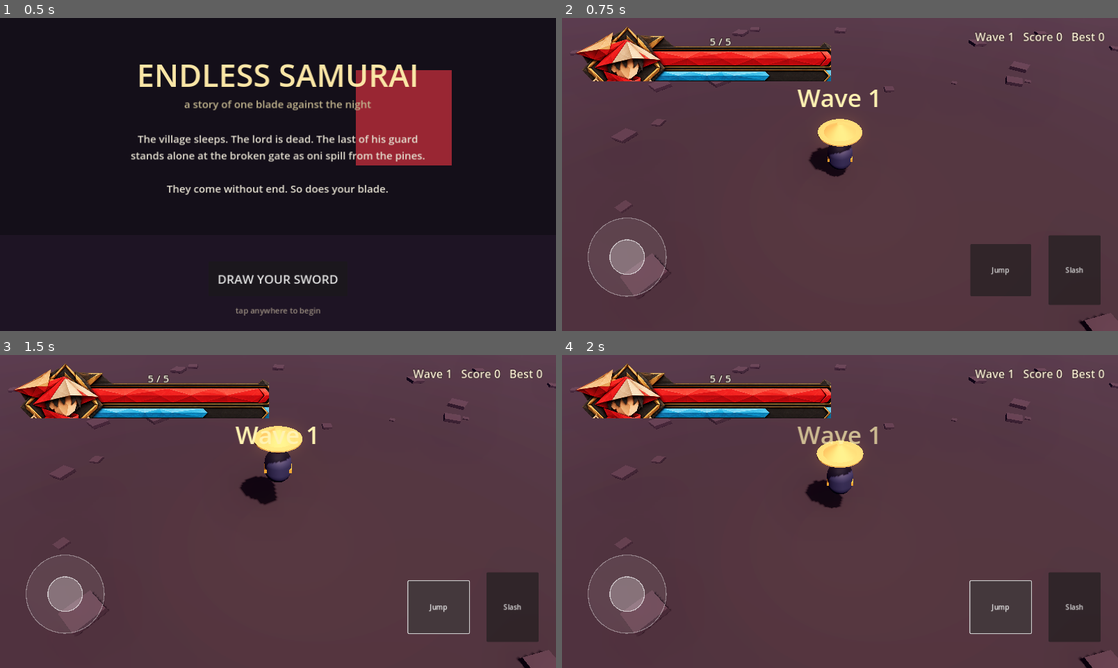
Above: before the commit, frames 1-4 (two rows, left to right).
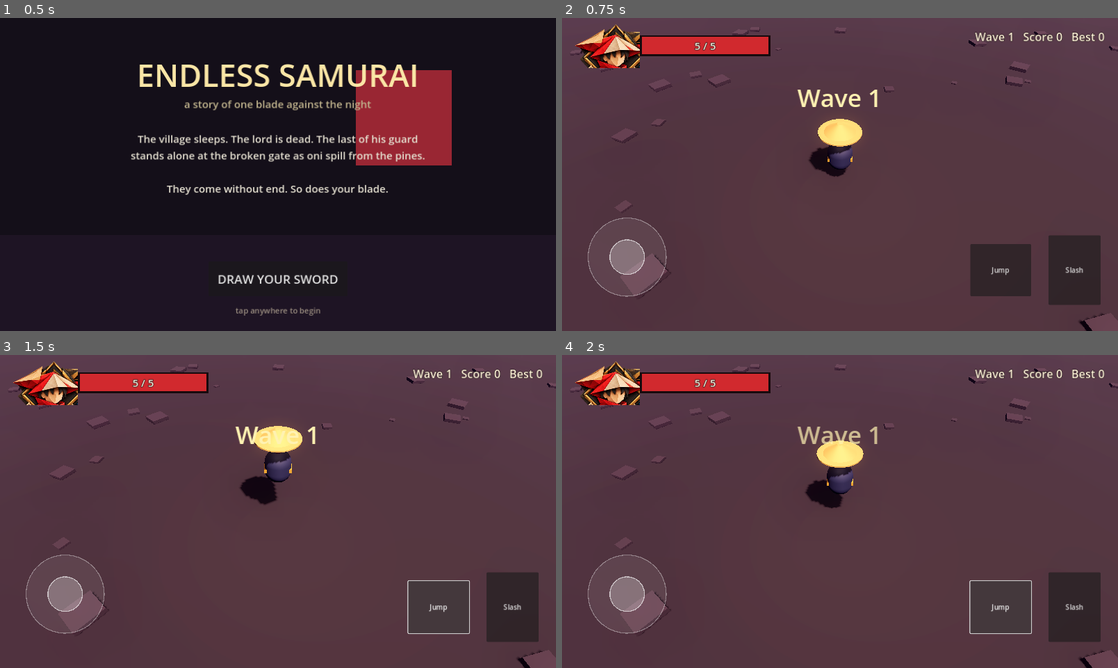
Above: after the commit, the same moments.

Repository: wargasipil/endless_samurai
Game: Godot game, scene res://scenes/title.tscn
Two runs of this game, one before a commit and one after it. Both use one fixed random seed, a clock stepped at 60 frames per second and the inputs below.
Inputs:
- Up to frame 1 (0.5 s): no input
- Up to frame 2 (0.75 s): click "DRAW YOUR SWORD" at 0.5 s
- Up to frame 3 (1.5 s): click "Jump" at 1.25 s
- Up to frame 4 (2 s): no input

Frame 1 is identical in both runs. In frame 2, 6.2% of the frame differs, in the area x 2-49%, y 2-21%; in frame 3, 6.2%; in frame 4, 6.2%.

Commit message:
Rework HP bar HUD, fix stale node paths
The sprite-overlay mask approach had a persistent alignment problem —
my mask coords never matched the baked bar region in the composite
sheet (expand_mode/stretch_mode made the control's effective bar
geometry drift from pixel estimates). Replaced with a cleaner split:

- Portrait: AtlasTexture crop (0,0,400,260) of the sprite showing the
  samurai diamond frame, scaled to 160x104 on the left of the HUD
- Bar: plain ColorRect frame + inner ColorRect fill. Fill width uses
  anchor_right = HP%, so Godot handles the geometry — no pixel math
- Text label anchored to the bar, drawn with outline for legibility
- Stale node paths fixed: @onready refs now point at the new BarFrame
  parent (was silently null-checking out before, leaving HP text frozen
  at the scene's default "20 / 20")

Also adds a Windows Desktop export preset (preset.1) with x86_64 target,
sibling to the existing Android preset.

Co-Authored-By: Claude Opus 4.7 (1M context) <noreply@anthropic.com>

Diff:
--- a/scenes/main.tscn
+++ b/scenes/main.tscn
@@ -5,6 +5,10 @@
 [ext_resource type="PackedScene" path="res://scenes/touch_controls.tscn" id="3"]
 [ext_resource type="Script" path="res://scripts/camera_shake.gd" id="4"]
 [ext_resource type="Texture2D" path="res://assets/hud/hp_bar.png" id="5"]
+
+[sub_resource type="AtlasTexture" id="PortraitAtlas"]
+atlas = ExtResource("5")
+region = Rect2(0, 0, 400, 260)
 
 [sub_resource type="BoxShape3D" id="FloorShape"]
 size = Vector3(60, 1, 60)
@@ -107,28 +111,36 @@
 [node name="HpBar" type="Control" parent="UI/HUD"]
 offset_left = 20.0
 offset_top = 16.0
-offset_right = 620.0
-offset_bottom = 146.0
-
-[node name="HpBarTexture" type="TextureRect" parent="UI/HUD/HpBar"]
-anchor_right = 1.0
-anchor_bottom = 1.0
-texture = ExtResource("5")
+offset_right = 460.0
+offset_bottom = 120.0
+
+[node name="Portrait" type="TextureRect" parent="UI/HUD/HpBar"]
+offset_top = -4.0
+offset_right = 160.0
+offset_bottom = 100.0
+texture = SubResource("PortraitAtlas")
 expand_mode = 1
-stretch_mode = 5
-
-[node name="HpBarMask" type="ColorRect" parent="UI/HUD/HpBar"]
-offset_left = 120.0
-offset_top = 10.0
-offset_right = 575.0
-offset_bottom = 65.0
-color = Color(0.06, 0.03, 0.03, 0.78)
-
-[node name="HpBarText" type="Label" parent="UI/HUD/HpBar"]
-offset_left = 110.0
-offset_top = 8.0
-offset_right = 580.0
-offset_bottom = 68.0
+stretch_mode = 0
+
+[node name="BarFrame" type="ColorRect" parent="UI/HUD/HpBar"]
+offset_left = 160.0
+offset_top = 24.0
+offset_right = 460.0
+offset_bottom = 72.0
+color = Color(0.09, 0.04, 0.05, 1)
+
+[node name="HpBarMask" type="ColorRect" parent="UI/HUD/HpBar/BarFrame"]
+anchor_right = 1.0
+anchor_bottom = 1.0
+offset_left = 4.0
+offset_top = 4.0
+offset_right = -4.0
+offset_bottom = -4.0
+color = Color(0.82, 0.16, 0.18, 1)
+
+[node name="HpBarText" type="Label" parent="UI/HUD/HpBar/BarFrame"]
+anchor_right = 1.0
+anchor_bottom = 1.0
 text = "20 / 20"
 horizontal_alignment = 1
 vertical_alignment = 1
--- a/scripts/main.gd
+++ b/scripts/main.gd
@@ -15,8 +15,8 @@
 @onready var camera: Camera3D = $World/CameraRig/Camera3D
 @onready var camera_rig: Node3D = $World/CameraRig
 @onready var hud_label: Label = $UI/HUD/HudLabel
-@onready var hp_bar_mask: ColorRect = $UI/HUD/HpBar/HpBarMask
-@onready var hp_bar_text: Label = $UI/HUD/HpBar/HpBarText
+@onready var hp_bar_mask: ColorRect = $UI/HUD/HpBar/BarFrame/HpBarMask
+@onready var hp_bar_text: Label = $UI/HUD/HpBar/BarFrame/HpBarText
 @onready var wave_banner: Label = $UI/HUD/WaveBanner
 @onready var game_over_panel: Control = $UI/GameOver
 @onready var game_over_label: Label = $UI/GameOver/Panel/Label
@@ -160,9 +160,6 @@
 	if camera and camera.has_method("shake"):
 		camera.shake(strength, duration)
 
-const HP_BAR_LEFT := 120.0
-const HP_BAR_RIGHT := 575.0
-
 func _refresh_hud() -> void:
 	hud_label.text = "Wave %d   Score %d   Best %d" % [wave, score, best_score]
 	_refresh_hp_bar()
@@ -174,9 +171,7 @@
 	var pct: float = 0.0
 	if player.max_health > 0:
 		pct = clampf(float(player.health) / float(player.max_health), 0.0, 1.0)
-	var fill_edge := HP_BAR_LEFT + (HP_BAR_RIGHT - HP_BAR_LEFT) * pct
-	hp_bar_mask.offset_left = fill_edge
-	hp_bar_mask.offset_right = HP_BAR_RIGHT
+	hp_bar_mask.anchor_right = pct
 
 func _on_player_died() -> void:
 	alive = false
Not shown, changed: export_presets.cfg
